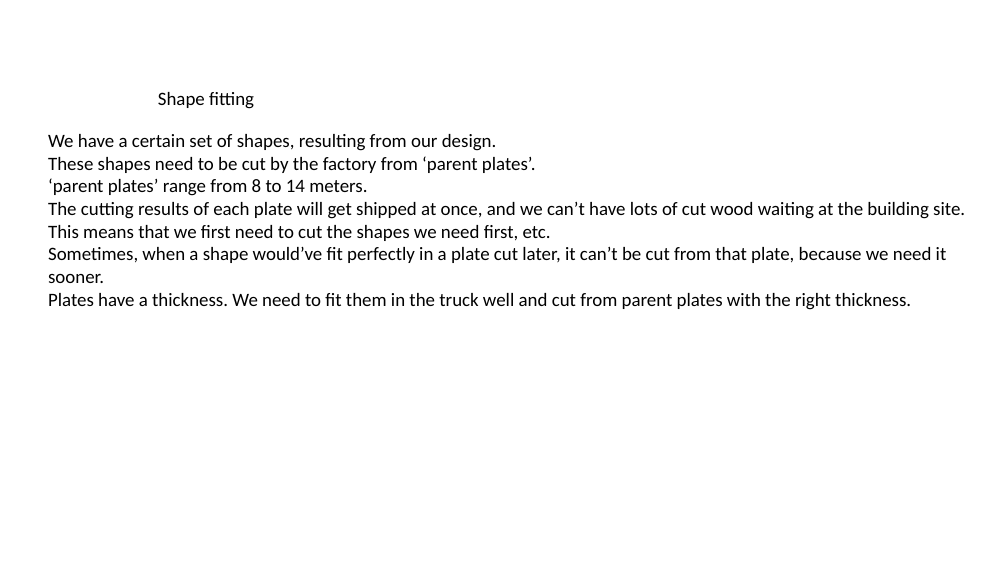
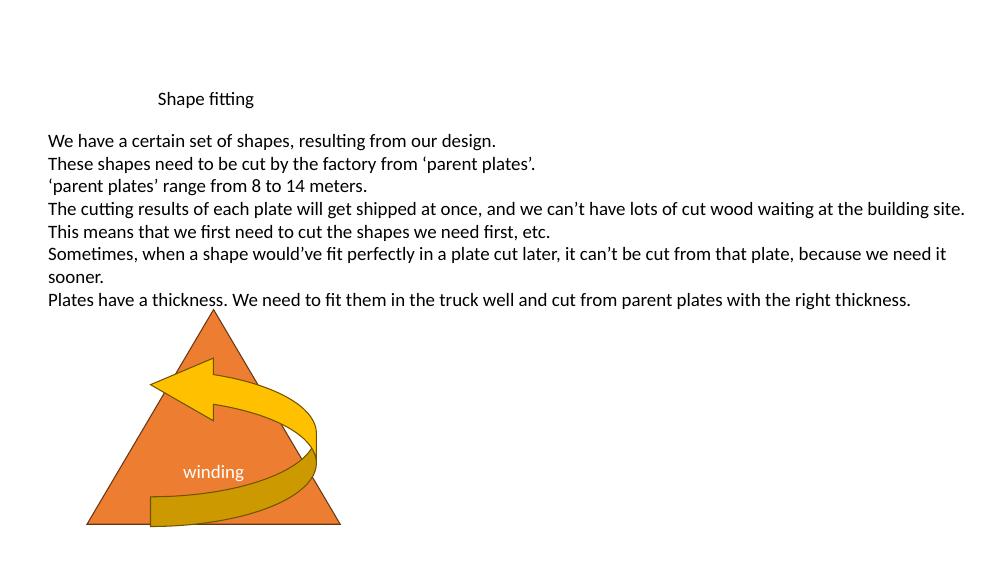
Before and after one commit to 3BMLabs/building.py, a slide deck: slide 2 of docs/vision.pptx. Drawn at 1008x567 pixels with LibreOffice and Linux fonts; fonts in the diff are those of the drawing. Boxes give left, top, right and bottom in pixels: in the first picture for what was removed or moved away, otherwise in the second. Text is boxed around its words. In the diff, an @@ line names an element or a change of style, - is before the commit and + after.

```diff
--- a/docs/vision.pptx
+++ b/docs/vision.pptx
@@ triangle added at (87,309,340,524), fill #ED7D31, outline #683715 1 pt, 18 pt, text #FFFFFF @@
+winding
@@ curved right arrow added at (150,353,316,526), fill #FFC000, outline #705400 1 pt @@
```
Also in this commit, not shown: 5 other files.
